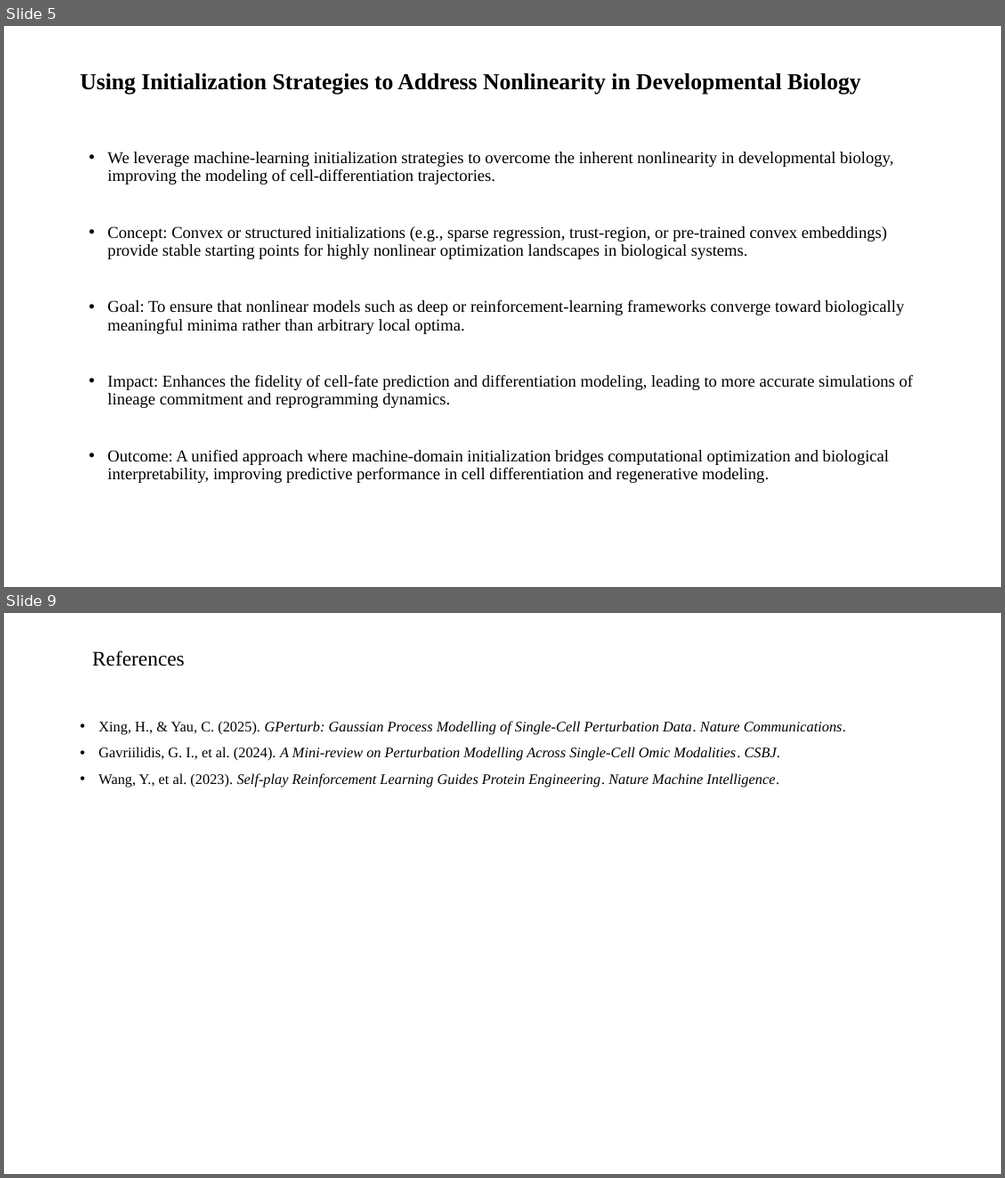
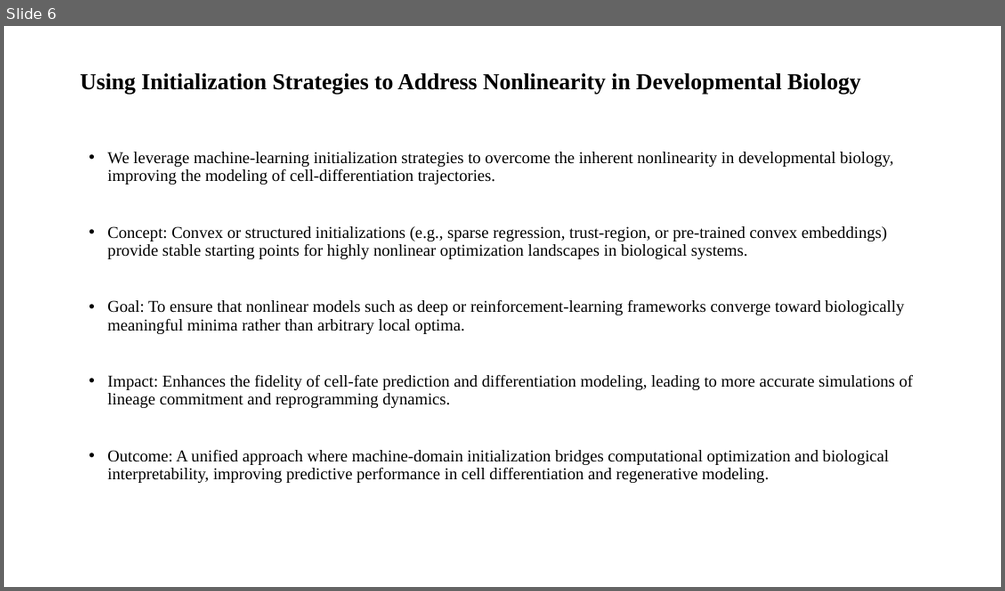
Before and after one commit to boabangf/GNN_RL_gene_trajectory_perturbation, a slide deck: ppt slides for omic codeathon.pptx. Shown one above the other, each under a label of ours: slides 5 and 9 before the commit, slide 6 after it; the slides between them are not shown. The pictures are 1005x1178 and 1005x591 pixels, drawn with LibreOffice and Linux fonts; fonts in the diff are those of the drawing. Boxes give left, top, right and bottom in pixels: in the first picture for what was removed or moved away, otherwise in the second. Text is boxed around its words. In the diff, an @@ line names an element or a change of style, - is before the commit and + after.

```diff
--- a/ppt slides for omic codeathon.pptx
+++ b/ppt slides for omic codeathon.pptx
@@ slide 9 removed at [4, 613, 1001, 1174], background #FFFFFF @@
@@ title removed at [92, 650, 185, 666] @@
-References
@@ text removed at [98, 721, 846, 787] @@
-• Xing, H., & Yau, C. (2025). GPerturb: Gaussian Process Modelling of Single-Cell Perturbation Data. Nature Communications.
-• Gavriilidis, G. I., et al. (2024). A Mini-review on Perturbation Modelling Across Single-Cell Omic Modalities. CSBJ.
-• Wang, Y., et al. (2023). Self-play Reinforcement Learning Guides Protein Engineering. Nature Machine Intelligence.
@@ what was slide 5 is now slide 6 @@
```
Also in this commit, not shown: 4 slides changed, 3 slides added, 1 other slide removed.
